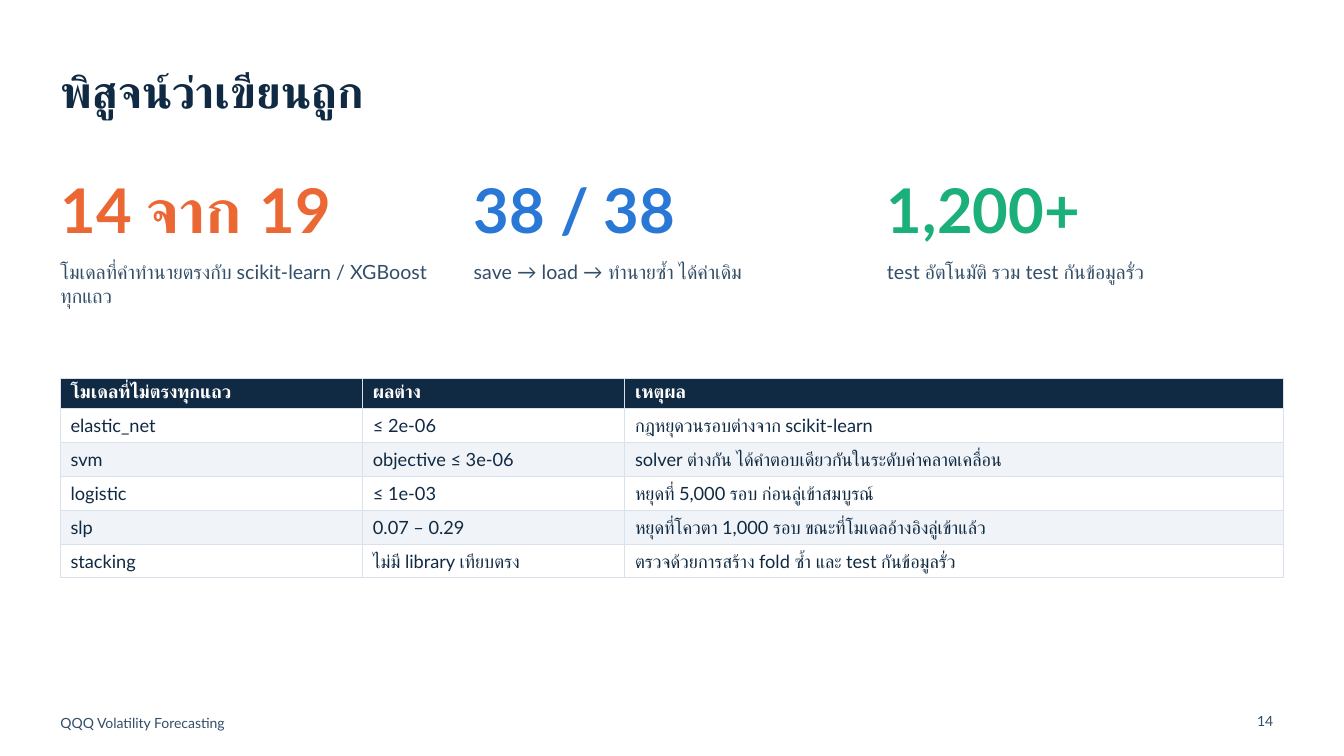
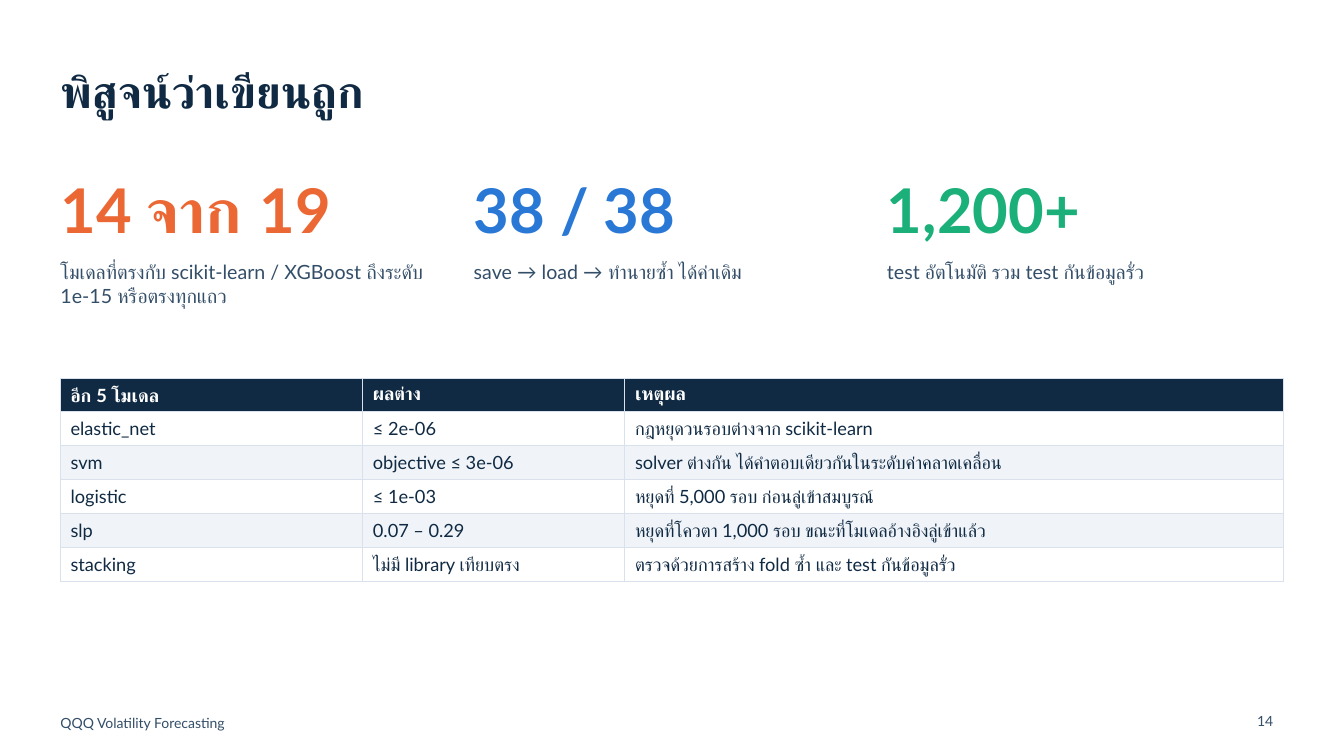
Before and after one commit to Witchaya-Dithiphan/QQQ-Volatility-Forecasting, a slide deck: slide 14 of deliverables/slides.pptx. Drawn at 1344x756 pixels with LibreOffice and Linux fonts; fonts in the diff are those of the drawing. Boxes give left, top, right and bottom in pixels: in the first picture for what was removed or moved away, otherwise in the second. Text is boxed around its words. In the diff, an @@ line names an element or a change of style, - is before the commit and + after.

```diff
--- a/deliverables/slides.pptx
+++ b/deliverables/slides.pptx
@@ text at (x1=60, y1=264, x2=423, y2=309): text changed @@
-โมเดลที่คำทำนายตรงกับ scikit-learn / XGBoost ทุกแถว
+โมเดลที่ตรงกับ scikit-learn / XGBoost ถึงระดับ 1e-15 หรือตรงทุกแถว
@@ table at (x1=60, y1=378, x2=1284, y2=581) @@
-row 1, column 1: โมเดลที่ไม่ตรงทุกแถว
+row 1, column 1: อีก 5 โมเดล
```
Also in this commit, not shown: 9 other files.
